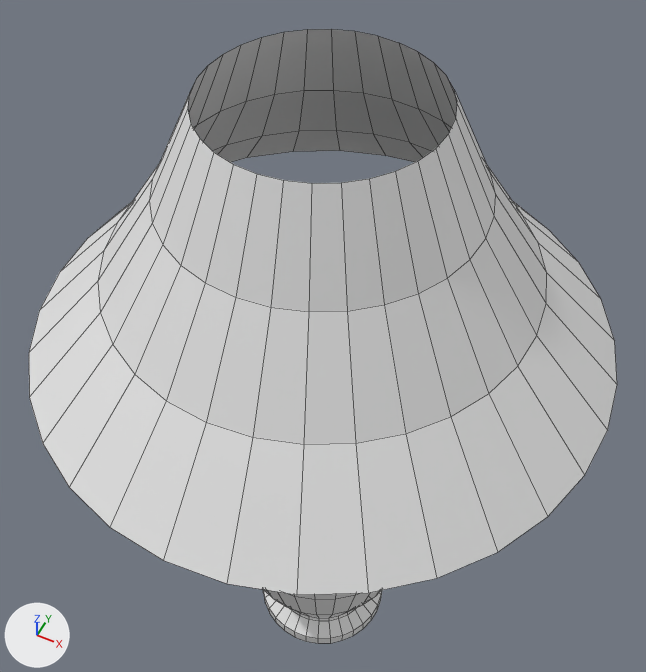
What one commit did to the Blender file Assets/Models/Lamp.blend.
Rendered twice from a 50 mm camera at (3.1, -6.19, 14.04) aimed at (-0.34, 0.69, 5.43). Arrows for +X, +Y and +Z are at lower left; the lights stay in place. Mesh edges are drawn as thin lines.

The scene before the commit, as lines of its bpy script (objects in view):
```python
me_circle = bpy.data.meshes.new('Circle')
me_circle.from_pydata(...)  # 640 vertices, 577 faces; spans x -3.29..3.29, y -3.29..3.29, z 0.0..9.48
ob_lamp = bpy.data.objects.new('Lamp', me_circle)
ob_lamp.location = (0.0, 0.0, 0.0)
```
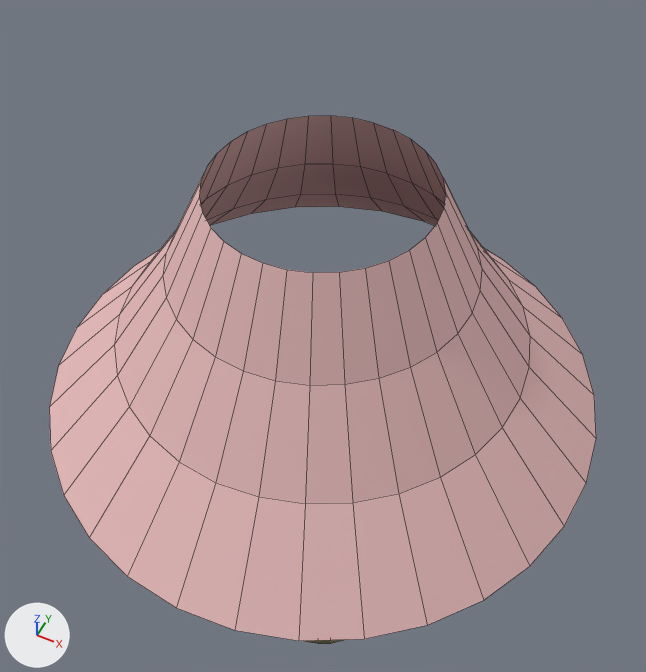
The change, as a diff of the scene's bpy script:
```diff
--- a/Assets/Models/Lamp.blend.py
+++ b/Assets/Models/Lamp.blend.py
@@ mat_lampbody @@
+mat_lampbody = diffuse_material('LampBody')
+mat_lampbody.base_color = (0.168, 0.155, 0.0721)  # dark yellow #726e4c
@@ mat_lampshade @@
+mat_lampshade = diffuse_material('LampShade')
+mat_lampshade.base_color = (0.8, 0.503, 0.503)  # pink #e7bcbc
@@ me_circle @@
 # used by ob_lamp; location = (0.0, 0.0, 0.0)
-me_circle.from_pydata(...)  # 640 vertices, 577 faces; spans x -3.29..3.29, y -3.29..3.29, z 0.0..9.48
+me_circle.from_pydata(...)  # 640 vertices, 577 faces; spans x -3.29..3.29, y -3.29..3.29, z 0.0..8.48
+# me_circle part 1: 96 faces spanning x -3.29..3.29, y -3.29..3.29, z 5.48..8.48 switch from no material to mat_lampshade (pink #e7bcbc)
+# me_circle part 2: 481 faces spanning x -1.58..1.58, y -1.58..1.58, z 0.0..6.8 switch from no material to mat_lampbody (dark yellow #726e4c)
```

Changed parts and their boxes [x1, y1, x2, y2] in the pictures (646 x 672 px):
'Lamp', reshaped (7% narrower, 14% shorter): before [29, 29, 617, 644]; after [49, 116, 596, 644]
part 1 of me_circle, recoloured: before [29, 29, 617, 595]; after [49, 116, 596, 641]
part 2 of me_circle, recoloured: before [263, 590, 382, 644]; after [306, 640, 343, 644]
